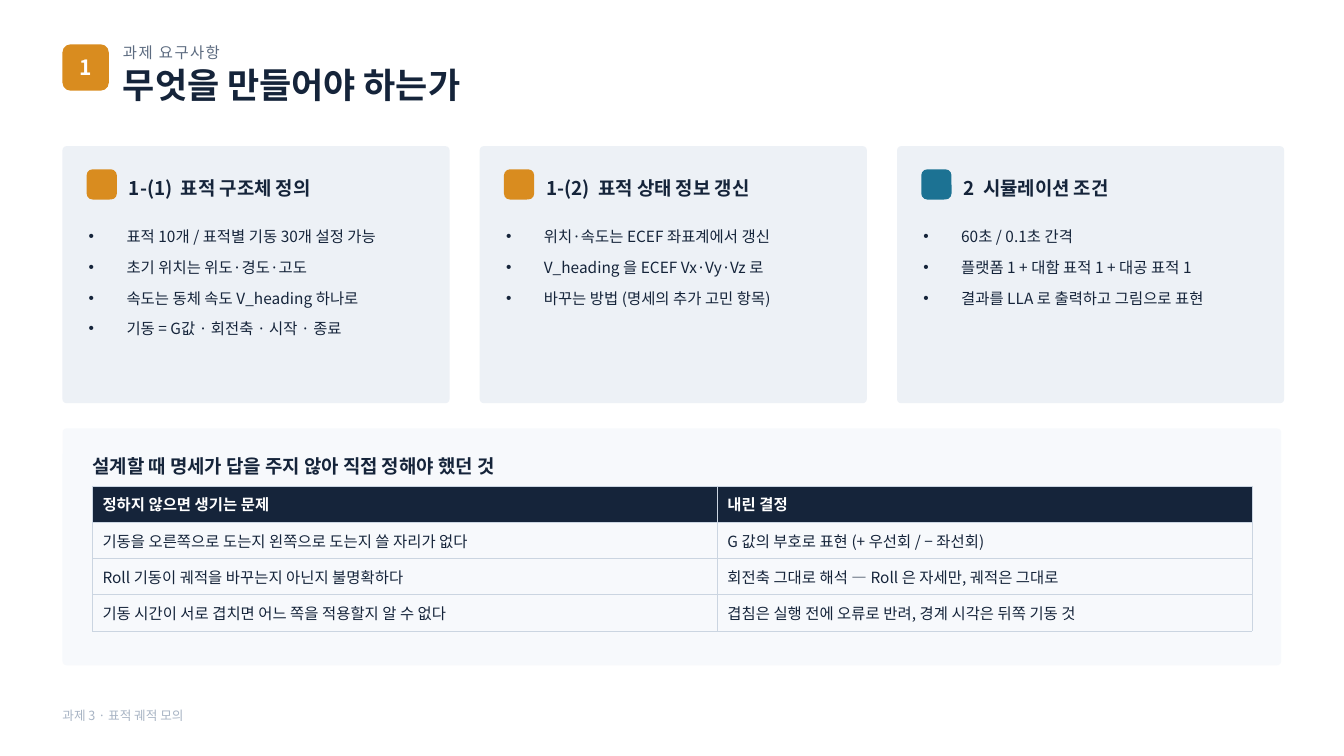
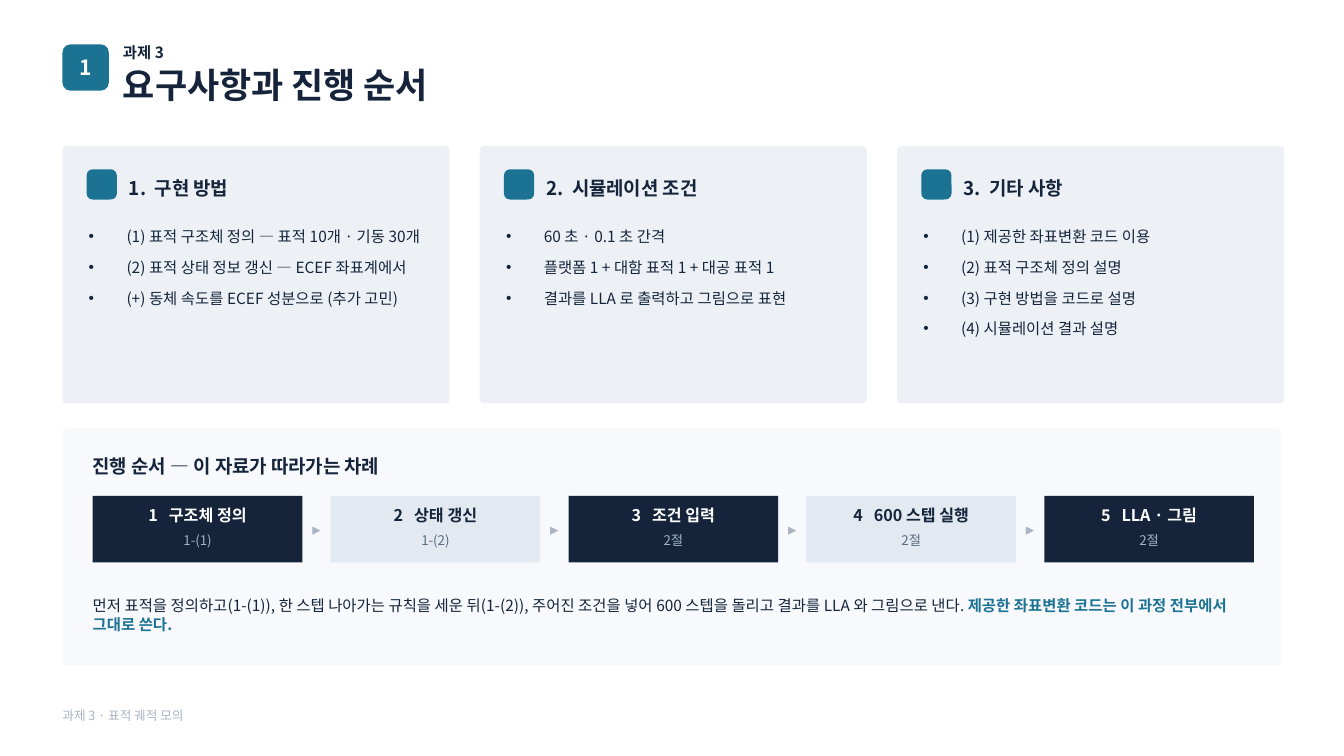
Before and after one commit to harley-hwan/radar-sw-study, a slide deck: slide 3 of Part3_TargetSim/ref/과제3_구현방법_시뮬레이션조건.pptx (slide 2 before the commit). Drawn at 1344x756 pixels with LibreOffice and Linux fonts; fonts in the diff are those of the drawing. Boxes give left, top, right and bottom in pixels: in the first picture for what was removed or moved away, otherwise in the second. Text is boxed around its words. In the diff, an @@ line names an element or a change of style, - is before the commit and + after.

```diff
--- a/Part3_TargetSim/ref/과제3_구현방법_시뮬레이션조건.pptx
+++ b/Part3_TargetSim/ref/과제3_구현방법_시뮬레이션조건.pptx
@@ text at bbox=[123, 45, 164, 60]: text changed; text colour #5C6B80 to #15243A; bold on @@
-과제 요구사항
+과제 3
@@ text at bbox=[123, 68, 428, 101]: text changed @@
-무엇을 만들어야 하는가
+요구사항과 진행 순서
@@ text at bbox=[129, 179, 229, 197]: text changed @@
-1-(1) 표적 구조체 정의
+1. 구현 방법
@@ fill #D98C1F to #1C7293 in 3 elements at bbox=[63, 44, 109, 91], bbox=[87, 169, 117, 200], bbox=[504, 169, 534, 200] @@
@@ text at bbox=[546, 179, 698, 197]: text changed @@
-1-(2) 표적 상태 정보 갱신
+2. 시뮬레이션 조건
@@ text at bbox=[964, 179, 1063, 197]: text changed @@
-2 시뮬레이션 조건
+3. 기타 사항
@@ text at bbox=[127, 229, 420, 307]: text changed @@
-• 표적 10개 / 표적별 기동 30개 설정 가능
-• 초기 위치는 위도·경도·고도
-• 속도는 동체 속도 V_heading 하나로
-• 기동 = G값 · 회전축 · 시작 · 종료
+• (1) 표적 구조체 정의 — 표적 10개 · 기동 30개
+• (2) 표적 상태 정보 갱신 — ECEF 좌표계에서
+• (+) 동체 속도를 ECEF 성분으로 (추가 고민)
@@ text at bbox=[544, 229, 786, 306]: text changed @@
-• 위치·속도는 ECEF 좌표계에서 갱신
-• V_heading 을 ECEF Vx·Vy·Vz 로
-• 바꾸는 방법 (명세의 추가 고민 항목)
+• 60 초 · 0.1 초 간격
+• 플랫폼 1 + 대함 표적 1 + 대공 표적 1
+• 결과를 LLA 로 출력하고 그림으로 표현
@@ text at bbox=[961, 229, 1150, 337]: text changed @@
-• 60초 / 0.1초 간격
-• 플랫폼 1 + 대함 표적 1 + 대공 표적 1
-• 결과를 LLA 로 출력하고 그림으로 표현
+• (1) 제공한 좌표변환 코드 이용
+• (2) 표적 구조체 정의 설명
+• (3) 구현 방법을 코드로 설명
+• (4) 시뮬레이션 결과 설명
@@ text at bbox=[93, 457, 380, 475]: text changed @@
-설계할 때 명세가 답을 주지 않아 직접 정해야 했던 것
+진행 순서 — 이 자료가 따라가는 차례
@@ table removed at bbox=[93, 486, 1252, 626], 4 rows, 2 columns @@
-정하지 않으면 생기는 문제 | 내린 결정
-기동을 오른쪽으로 도는지 왼쪽으로 도는지 쓸 자리가 없다 | G 값의 부호로 표현 (+ 우선회 / − 좌선회)
-Roll 기동이 궤적을 바꾸는지 아닌지 불명확하다 | 회전축 그대로 해석 — Roll 은 자세만, 궤적은 그대로
-기동 시간이 서로 겹치면 어느 쪽을 적용할지 알 수 없다 | 겹침은 실행 전에 오류로 반려, 경계 시각은 뒤쪽 기동 것
@@ rectangle added at bbox=[93, 496, 302, 563], fill #15243A @@
@@ text added at bbox=[148, 507, 247, 523], 11.5 pt, text #FFFFFF, bold @@
+1 구조체 정의
@@ text added at bbox=[302, 496, 331, 563], 12 pt, text #A8B4C4, bold @@
+▸
@@ rectangle added at bbox=[331, 496, 540, 563], fill #E2E9F1 @@
@@ text added at bbox=[394, 507, 478, 523], 11.5 pt, text #15243A, bold @@
+2 상태 갱신
@@ text added at bbox=[540, 496, 569, 563], 12 pt, text #A8B4C4, bold @@
+▸
@@ rectangle added at bbox=[569, 496, 778, 563], fill #15243A @@
@@ text added at bbox=[632, 507, 715, 523], 11.5 pt, text #FFFFFF, bold @@
+3 조건 입력
@@ text added at bbox=[778, 496, 807, 563], 12 pt, text #A8B4C4, bold @@
+▸
@@ rectangle added at bbox=[807, 496, 1016, 563], fill #E2E9F1 @@
@@ text added at bbox=[853, 507, 969, 523], 11.5 pt, text #15243A, bold @@
+4 600 스텝 실행
@@ text added at bbox=[1016, 496, 1045, 563], 12 pt, text #A8B4C4, bold @@
+▸
@@ rectangle added at bbox=[1045, 496, 1254, 563], fill #15243A @@
@@ text added at bbox=[1101, 507, 1197, 523], 11.5 pt, text #FFFFFF, bold @@
+5 LLA · 그림
@@ text added at bbox=[183, 534, 211, 548], 9.5 pt, text #9FB3CC @@
+1-(1)
@@ text added at bbox=[421, 534, 449, 548], 9.5 pt, text #5C6B80 @@
+1-(2)
@@ text added at bbox=[664, 534, 684, 546], 9.5 pt, text #9FB3CC @@
+2절
@@ text added at bbox=[901, 534, 921, 546], 9.5 pt, text #5C6B80 @@
+2절
@@ text added at bbox=[1139, 534, 1159, 546], 9.5 pt, text #9FB3CC @@
+2절
@@ text added at bbox=[93, 598, 1227, 632], 11 pt, text #15243A @@
+먼저 표적을 정의하고(1-(1)), 한 스텝 나아가는 규칙을 세운 뒤(1-(2)), 주어진 조건을 넣어 600 스텝을 돌리고 결과를 LLA 와 그림으로 낸다. 제공한 좌표변환 코드는 이 과정 전부에서 그대로 쓴다.
```
Also in this commit, not shown: 12 other slides changed, 4 slides added, 43 other files.
